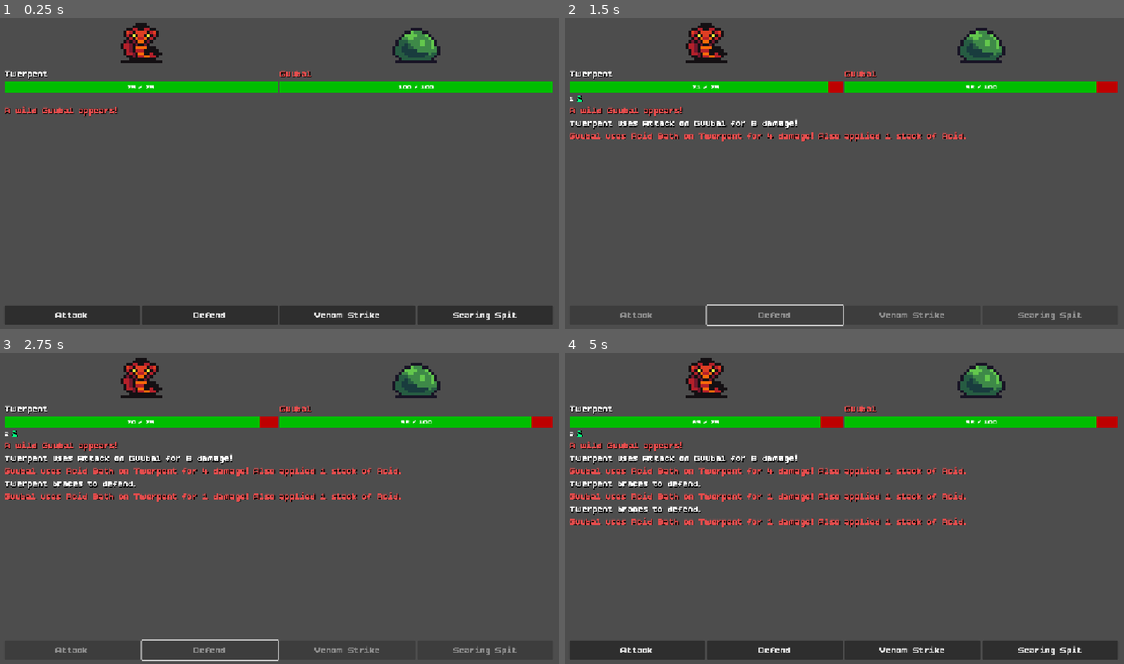
Above: before the commit, frames 1-4 (two rows, left to right).
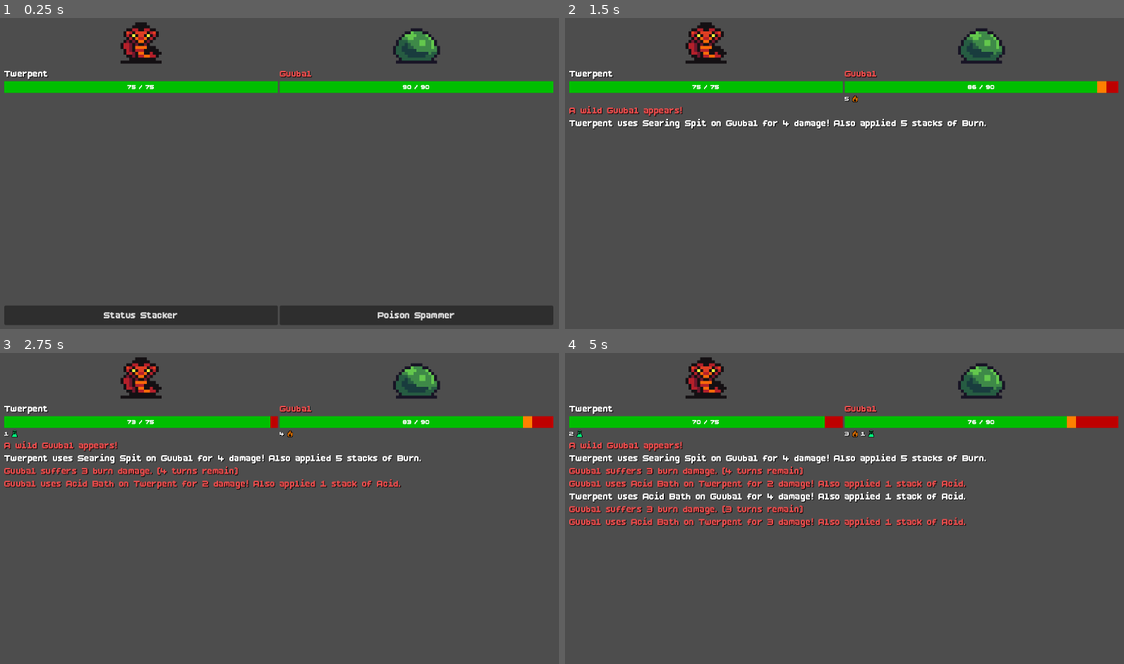
Above: after the commit, the same moments.

Repository: almazancameron/polygonal-pugilists
Game: Godot game, scene res://scenes/battle.tscn
The game is run twice, just before and just after one commit, with the same random seed, the same clock (stepped at 60 frames per second) and the same inputs.
Inputs (mouse positions are in pixels of both pictures, inside the frame that each line leads up to):
- Up to frame 1 (0.25 s): no input
- Up to frame 2 (1.5 s): click (637, 316) at 0.5 s, where only the run before the commit has a clickable "Attack"; tap Enter (ui_accept) at 1.25 s; move the mouse to (967, 154) at 1.27 s; hold Right (ui_right) from 1.28 s (still down); click (967, 154) at 1.42 s
- Up to frame 3 (2.75 s): tap Enter (ui_accept) at 1.52, 1.82 s; release Right (ui_right) at 2 s; drag from (167, 520) to (251, 567) at 2.02 s
- Up to frame 4 (5 s): tap Enter (ui_accept) at 2.75 s; move the mouse to (900, 436) at 2.77 s; hold Right (ui_right) 2.78-3.5 s; click (777, 651) at 3.5 s, where only the run before the commit has a clickable "Defend"; drag from (816, 567) to (676, 458) at 4.27 s

The runs differ from the first frame. In frame 1, 1.8% of the frame differs, in the area x 0-99%, y 1-99%; in frame 2, 3.6%; in frame 3, 5.7%; in frame 4, 13%.

Commit message:
feat: automated combat + simple build selection

Diff:
--- a/project.godot
+++ b/project.godot
@@ -10,7 +10,7 @@
 
 [application]
 
-config/name="Polygonal Pugilists"
+config/name="Pixel Pugilists"
 run/main_scene="res://scenes/battle.tscn"
 config/features=PackedStringArray("4.7", "Forward Plus")
 config/icon="res://icon.svg"
@@ -21,16 +21,11 @@
 
 [display]
 
-window/stretch/mode="canvas_items"
-window/stretch/aspect="expand"
+window/stretch/mode="viewport"
 
 [editor_plugins]
 
 enabled=PackedStringArray("res://addons/godot_mcp_toolkit/plugin.cfg")
-
-[mcp_toolkit]
-
-status="No .mcp.json found — use Project > Tools > MCP Toolkit > Write .mcp.json to create one."
 
 [physics]
 
--- /dev/null
+++ b/resources/conditions/target_missing_acid.tres
@@ -0,0 +1,7 @@
+[gd_resource type="Resource" script_class="TargetMissingStatusCondition" format=3]
+
+[ext_resource type="Script" path="res://scripts/target_missing_status_condition.gd" id="1"]
+
+[resource]
+script = ExtResource("1")
+status_id = &"acid"
--- /dev/null
+++ b/resources/conditions/target_missing_burn.tres
@@ -0,0 +1,7 @@
+[gd_resource type="Resource" script_class="TargetMissingStatusCondition" format=3]
+
+[ext_resource type="Script" path="res://scripts/target_missing_status_condition.gd" id="1"]
+
+[resource]
+script = ExtResource("1")
+status_id = &"burn"
--- /dev/null
+++ b/resources/conditions/target_missing_poison.tres
@@ -0,0 +1,7 @@
+[gd_resource type="Resource" script_class="TargetMissingStatusCondition" format=3]
+
+[ext_resource type="Script" path="res://scripts/target_missing_status_condition.gd" id="1"]
+
+[resource]
+script = ExtResource("1")
+status_id = &"poison"
--- a/resources/familiars/guubal.tres
+++ b/resources/familiars/guubal.tres
@@ -1,9 +1,13 @@
 [gd_resource type="Resource" script_class="Familiar" format=3 uid="uid://cgi3li0cihksq"]
 
 [ext_resource type="Script" uid="uid://b1kdmxw6dtrow" path="res://scripts/familiar.gd" id="1_00pm7"]
+[ext_resource type="Script" uid="uid://ck5xyovqw4lxy" path="res://scripts/priority_rule.gd" id="1_kn4wb"]
 [ext_resource type="Texture2D" uid="uid://dws2vld8hmo01" path="res://assets/sprites/actors/8bitMonsterSpriteSheet.png" id="2_iskl7"]
+[ext_resource type="Resource" uid="uid://64xcokc585vm" path="res://resources/priority_rules/use_acid_bath_if_below_5.tres" id="2_tj0wc"]
 [ext_resource type="Script" uid="uid://bp4gbg2w2sdur" path="res://scripts/technique.gd" id="3_kn4wb"]
+[ext_resource type="Resource" uid="uid://c4kkxcksl5g2b" path="res://resources/priority_rules/fallback_attack.tres" id="3_q8h7j"]
 [ext_resource type="Resource" uid="uid://dk2il2vavbbkq" path="res://resources/techniques/acid_bath.tres" id="4_00pm7"]
+[ext_resource type="Resource" uid="uid://dnuicifi5lm2y" path="res://resources/techniques/attack.tres" id="6_7ffue"]
 
 [sub_resource type="AtlasTexture" id="AtlasTexture_m4hsq"]
 atlas = ExtResource("2_iskl7")
@@ -13,10 +17,11 @@
 script = ExtResource("1_00pm7")
 familiar_name = "Guubal"
 sprite = SubResource("AtlasTexture_m4hsq")
-max_hp = 100
-power = 18
+max_hp = 90
+power = 16
 defense = 4
 speed = 6
 focus = 6
-techniques = Array[ExtResource("3_kn4wb")]([ExtResource("4_00pm7")])
+techniques = Array[ExtResource("3_kn4wb")]([ExtResource("4_00pm7"), ExtResource("6_7ffue")])
+priority_rules = Array[ExtResource("1_kn4wb")]([ExtResource("2_tj0wc"), ExtResource("3_q8h7j")])
 metadata/_custom_type_script = "uid://b1kdmxw6dtrow"
--- a/resources/familiars/twerpent.tres
+++ b/resources/familiars/twerpent.tres
@@ -1,5 +1,6 @@
 [gd_resource type="Resource" script_class="Familiar" format=3 uid="uid://bgocjaty20glq"]
 
+[ext_resource type="Script" uid="uid://ck5xyovqw4lxy" path="res://scripts/priority_rule.gd" id="1_5uf1g"]
 [ext_resource type="Script" uid="uid://b1kdmxw6dtrow" path="res://scripts/familiar.gd" id="1_femnv"]
 [ext_resource type="Texture2D" uid="uid://m5py7ninfxc8" path="res://assets/sprites/actors/SpriteSheet2.png" id="2_v3lvr"]
 [ext_resource type="Script" uid="uid://bp4gbg2w2sdur" path="res://scripts/technique.gd" id="3_jfx6b"]
--- /dev/null
+++ b/resources/priority_builds/poison_spammer.tres
@@ -0,0 +1,28 @@
+[gd_resource type="Resource" script_class="PriorityBuild" format=3 uid="uid://5uu1lq7lvf65"]
+
+[ext_resource type="Script" uid="uid://ck5xyovqw4lxy" path="res://scripts/priority_rule.gd" id="1_1mlvc"]
+[ext_resource type="Script" uid="uid://cxmgmfm1r6evo" path="res://scripts/condition.gd" id="2_2jorq"]
+[ext_resource type="Script" uid="uid://c1s5hv1nwpuep" path="res://scripts/priority_build.gd" id="2_loubr"]
+[ext_resource type="Script" uid="uid://baj0ejcs7vtt1" path="res://scripts/self_hp_below_x_condition.gd" id="3_n7ra3"]
+[ext_resource type="Resource" uid="uid://brxlyxy0tm1pq" path="res://resources/techniques/defend.tres" id="4_ktyqc"]
+[ext_resource type="Resource" uid="uid://5uker742q0el" path="res://resources/techniques/venom_strike.tres" id="5_kwtrv"]
+
+[sub_resource type="Resource" id="Resource_vpxgg"]
+script = ExtResource("3_n7ra3")
+metadata/_custom_type_script = "uid://baj0ejcs7vtt1"
+
+[sub_resource type="Resource" id="Resource_d062c"]
+script = ExtResource("1_1mlvc")
+conditions = Array[ExtResource("2_2jorq")]([SubResource("Resource_vpxgg")])
+technique = ExtResource("4_ktyqc")
+metadata/_custom_type_script = "uid://ck5xyovqw4lxy"
+
+[sub_resource type="Resource" id="Resource_2jorq"]
+script = ExtResource("1_1mlvc")
+technique = ExtResource("5_kwtrv")
+metadata/_custom_type_script = "uid://ck5xyovqw4lxy"
+
+[resource]
+script = ExtResource("2_loubr")
+build_name = "Poison Spammer"
+priority_rules = Array[ExtResource("1_1mlvc")]([SubResource("Resource_d062c"), SubResource("Resource_2jorq")])
--- /dev/null
+++ b/resources/priority_builds/status_stacker.tres
@@ -0,0 +1,12 @@
+[gd_resource type="Resource" script_class="PriorityBuild" format=3 uid="uid://d37momddmqqlf"]
+
+[ext_resource type="Script" uid="uid://c1s5hv1nwpuep" path="res://scripts/priority_build.gd" id="1"]
+[ext_resource type="Script" uid="uid://ck5xyovqw4lxy" path="res://scripts/priority_rule.gd" id="2"]
+[ext_resource type="Resource" uid="uid://do0l8g5fiby1w" path="res://resources/priority_rules/use_searing_spit_if_missing.tres" id="4"]
+[ext_resource type="Resource" uid="uid://bg4bh3d1de17o" path="res://resources/priority_rules/use_acid_bath_if_missing.tres" id="5"]
+[ext_resource type="Resource" path="res://resources/priority_rules/fallback_venom_strike.tres" id="6"]
+
+[resource]
+script = ExtResource("1")
+build_name = "Status Stacker"
+priority_rules = Array[ExtResource("2")]([ExtResource("4"), ExtResource("5"), ExtResource("6")])
--- /dev/null
+++ b/resources/priority_rules/fallback_attack.tres
@@ -0,0 +1,9 @@
+[gd_resource type="Resource" script_class="PriorityRule" format=3 uid="uid://c4kkxcksl5g2b"]
+
+[ext_resource type="Script" uid="uid://ck5xyovqw4lxy" path="res://scripts/priority_rule.gd" id="1"]
+[ext_resource type="Resource" uid="uid://dnuicifi5lm2y" path="res://resources/techniques/attack.tres" id="3_7cyd4"]
+[ext_resource type="Script" uid="uid://cxmgmfm1r6evo" path="res://scripts/condition.gd" id="4"]
+
+[resource]
+script = ExtResource("1")
+technique = ExtResource("3_7cyd4")
--- /dev/null
+++ b/resources/priority_rules/fallback_venom_strike.tres
@@ -0,0 +1,8 @@
+[gd_resource type="Resource" script_class="PriorityRule" format=3]
+
+[ext_resource type="Script" uid="uid://ck5xyovqw4lxy" path="res://scripts/priority_rule.gd" id="1"]
+[ext_resource type="Resource" uid="uid://5uker742q0el" path="res://resources/techniques/venom_strike.tres" id="2"]
+
+[resource]
+script = ExtResource("1")
+technique = ExtResource("2")
--- /dev/null
+++ b/resources/priority_rules/use_acid_bath_if_below_5.tres
@@ -0,0 +1,17 @@
+[gd_resource type="Resource" script_class="PriorityRule" format=3 uid="uid://64xcokc585vm"]
+
+[ext_resource type="Script" uid="uid://tlxwmpnfl88d" path="res://scripts/target_status_stacks_below_x_condition.gd" id="1_1ksn2"]
+[ext_resource type="Script" uid="uid://ck5xyovqw4lxy" path="res://scripts/priority_rule.gd" id="2_1cw5u"]
+[ext_resource type="Resource" uid="uid://dk2il2vavbbkq" path="res://resources/techniques/acid_bath.tres" id="3_hvh48"]
+[ext_resource type="Script" uid="uid://cxmgmfm1r6evo" path="res://scripts/condition.gd" id="4_cond"]
+
+[sub_resource type="Resource" id="Resource_1cw5u"]
+script = ExtResource("1_1ksn2")
+status_id = &"acid"
+stacks = 5
+metadata/_custom_type_script = "uid://tlxwmpnfl88d"
+
+[resource]
+script = ExtResource("2_1cw5u")
+conditions = Array[ExtResource("4_cond")]([SubResource("Resource_1cw5u")])
+technique = ExtResource("3_hvh48")
--- /dev/null
+++ b/resources/priority_rules/use_acid_bath_if_missing.tres
@@ -0,0 +1,17 @@
+[gd_resource type="Resource" script_class="PriorityRule" format=3 uid="uid://bg4bh3d1de17o"]
+
+[ext_resource type="Script" uid="uid://ck5xyovqw4lxy" path="res://scripts/priority_rule.gd" id="1"]
+[ext_resource type="Script" uid="uid://tlxwmpnfl88d" path="res://scripts/target_status_stacks_below_x_condition.gd" id="2_5qler"]
+[ext_resource type="Resource" uid="uid://dk2il2vavbbkq" path="res://resources/techniques/acid_bath.tres" id="3"]
+[ext_resource type="Script" uid="uid://cxmgmfm1r6evo" path="res://scripts/condition.gd" id="4"]
+
+[sub_resource type="Resource" id="Resource_yahae"]
+script = ExtResource("2_5qler")
+status_id = &"acid"
+stacks = 4
+metadata/_custom_type_script = "uid://tlxwmpnfl88d"
+
+[resource]
+script = ExtResource("1")
+conditions = Array[ExtResource("4")]([SubResource("Resource_yahae")])
+technique = ExtResource("3")
--- /dev/null
+++ b/resources/priority_rules/use_searing_spit_if_missing.tres
@@ -0,0 +1,11 @@
+[gd_resource type="Resource" script_class="PriorityRule" format=3 uid="uid://do0l8g5fiby1w"]
+
+[ext_resource type="Script" uid="uid://ck5xyovqw4lxy" path="res://scripts/priority_rule.gd" id="1"]
+[ext_resource type="Resource" path="res://resources/conditions/target_missing_burn.tres" id="2"]
+[ext_resource type="Resource" uid="uid://bvg7gi5bow1ja" path="res://resources/techniques/searing_spit.tres" id="3"]
+[ext_resource type="Script" uid="uid://cxmgmfm1r6evo" path="res://scripts/condition.gd" id="4"]
+
+[resource]
+script = ExtResource("1")
+conditions = Array[ExtResource("4")]([ExtResource("2")])
+technique = ExtResource("3")
--- /dev/null
+++ b/resources/priority_rules/use_venom_strike_if_missing.tres
@@ -0,0 +1,11 @@
+[gd_resource type="Resource" script_class="PriorityRule" format=3]
+
+[ext_resource type="Script" path="res://scripts/priority_rule.gd" id="1"]
+[ext_resource type="Resource" path="res://resources/conditions/target_missing_poison.tres" id="2"]
+[ext_resource type="Resource" uid="uid://5uker742q0el" path="res://resources/techniques/venom_strike.tres" id="3"]
+[ext_resource type="Script" path="res://scripts/condition.gd" id="4"]
+
+[resource]
+script = ExtResource("1")
+conditions = Array[ExtResource("4")]([ExtResource("2")])
+technique = ExtResource("3")
--- a/scenes/battle.tscn
+++ b/scenes/battle.tscn
@@ -6,7 +6,9 @@
 [ext_resource type="Resource" uid="uid://cgi3li0cihksq" path="res://resources/familiars/guubal.tres" id="3_4k1nj"]
 [ext_resource type="PackedScene" uid="uid://dt3tc1j68we4u" path="res://scenes/hp_bar.tscn" id="3_hpbar"]
 [ext_resource type="Script" uid="uid://dl1gil0qtj6q0" path="res://scripts/combat_log_view.gd" id="4_logview"]
+[ext_resource type="Resource" uid="uid://d37momddmqqlf" path="res://resources/priority_builds/status_stacker.tres" id="4_yahae"]
 [ext_resource type="FontFile" uid="uid://bq75qhujojfju" path="res://assets/fonts/BoldPixels.ttf" id="5_4k1nj"]
+[ext_resource type="Resource" uid="uid://5uu1lq7lvf65" path="res://resources/priority_builds/poison_spammer.tres" id="5_v7i3o"]
 [ext_resource type="PackedScene" uid="uid://wqprgejhrrw5" path="res://scenes/status_row.tscn" id="7_yahae"]
 
 [sub_resource type="PlaceholderTexture2D" id="PlaceholderTexture2D_6vh42"]
@@ -47,6 +49,7 @@
 script = ExtResource("1_battle")
 player_familiar_data = ExtResource("2_6vh42")
 enemy_familiar_data = ExtResource("3_4k1nj")
+available_builds = [ExtResource("4_yahae"), ExtResource("5_v7i3o")]
 
 [node name="CombatLog" type="Node" parent="." unique_id=1861618585]
 script = ExtResource("2_log")
@@ -136,7 +139,7 @@
 theme = SubResource("Theme_lf7me")
 script = ExtResource("4_logview")
 
-[node name="ActionPanel" type="HBoxContainer" parent="." unique_id=1655570240]
+[node name="BuildSelectPanel" type="HBoxContainer" parent="." unique_id=1655570240]
 layout_mode = 1
 anchors_preset = 10
 anchor_right = 1.0
--- a/scripts/battle_controller.gd
+++ b/scripts/battle_controller.gd
@@ -1,18 +1,29 @@
 extends Control
 
-## Drives one 1v1 battle: builds both Combatants, alternates turns, resolves
-## whichever Technique the player or enemy uses, and ends the battle on
-## victory or defeat.
+## Drives one 1v1 battle: builds both Combatants, lets the player pick a
+## priority build, then alternates turns -- both sides now choose their own
+## technique via Combatant.choose_technique(), with no manual clicking once
+## the fight starts -- resolving whichever Technique is chosen, and ending
+## the battle on victory or defeat.
 ##
-## Wiring this scene requires one manual step in the editor: assign
-## player_familiar_data and enemy_familiar_data below. ActionPanel's buttons
-## are generated at runtime from player_familiar_data.techniques (see
-## populate_action_buttons()), not hand-wired in the scene.
+## Wiring this scene requires manual steps in the editor: assign
+## player_familiar_data, enemy_familiar_data, and available_builds below.
+## BuildSelectPanel's buttons are generated at runtime from available_builds
+## (see populate_build_select_buttons()), not hand-wired in the scene.
 
 enum Phase { PLAYER_TURN, ENEMY_UPKEEP, ENEMY_TURN, PLAYER_UPKEEP, BATTLE_OVER }
 
 @export var player_familiar_data: Familiar
 @export var enemy_familiar_data: Familiar
+
+## The priority builds offered on the pre-fight build-select screen. The
+## chosen build's priority_rules get assigned onto player_familiar_data.
+@export var available_builds: Array[PriorityBuild] = []
+
+## Logs the enemy's skipped-rule reasoning to the combat log. Off by
+## default since it's debug noise for normal play; flip on in the
+## Inspector to see why the enemy did or didn't pick each technique.
+@export var show_priority_skip_log: bool = false
 
 @onready var combat_log: CombatLog = $CombatLog
 
@@ -27,9 +38,7 @@
 @onready var player_portrait: TextureRect = $Panels/PlayerPanel/Portrait
 @onready var enemy_portrait: TextureRect = $Panels/EnemyPanel/Portrait
 
-@onready var action_panel: HBoxContainer = $ActionPanel
-
-var action_buttons: Array[Button] = []
+@onready var build_select_panel: HBoxContainer = $BuildSelectPanel
 
 var player: Combatant
 var enemy: Combatant
@@ -49,37 +58,30 @@
 	player_portrait.texture = player.familiar.sprite
 	enemy_portrait.texture = enemy.familiar.sprite
 
-	populate_action_buttons()
+	populate_build_select_buttons()
+
+## Builds one button per available build, letting the player pick which
+## priority_rules Twerpent fights with before the battle actually starts --
+## the smallest possible slice of buildcrafting, not a full round/reward
+## loop, just enough to make "two meaningfully different builds" something
+## the player chooses rather than something only authored in the Inspector.
+func populate_build_select_buttons() -> void:
+	for build in available_builds:
+		var button := Button.new()
+		button.text = build.build_name
+		button.size_flags_horizontal = Control.SIZE_EXPAND_FILL
+		button.theme = preload("res://assets/themes/button_font.tres")
+		button.pressed.connect(_on_build_selected.bind(build))
+
+		build_select_panel.add_child(button)
+
+func _on_build_selected(build: PriorityBuild) -> void:
+	player_familiar_data.priority_rules = build.priority_rules
+	build_select_panel.queue_free()
 
 	combat_log.add_entry("A wild %s appears!" % enemy.familiar.familiar_name, CombatLog.Source.ENEMY)
 	phase = Phase.PLAYER_TURN
-
-## Builds one button per technique in the player's movepool, replacing the
-## fixed five-button layout the manual test harness used previously. Each
-## button calls the same handler, bound with the specific technique it
-## represents -- the handler never needs to know which technique that is.
-func populate_action_buttons() -> void:
-	for technique in player_familiar_data.techniques:
-		var button := Button.new()
-		button.text = technique.technique_name
-		button.size_flags_horizontal = Control.SIZE_EXPAND_FILL
-		button.theme = preload("res://assets/themes/button_font.tres")
-		button.pressed.connect(_on_technique_button_pressed.bind(technique))
-
-		action_panel.add_child(button)
-		action_buttons.append(button)
-
-func _on_technique_button_pressed(technique: Technique) -> void:
-	if phase != Phase.PLAYER_TURN:
-		return
-
-	var message: String = technique.execute(player, enemy)
-
-	combat_log.add_entry(message, CombatLog.Source.PLAYER)
-
-	update_hp_display(enemy)
-
-	await advance_turn()
+	await take_turn(player, enemy, CombatLog.Source.PLAYER)
 
 ## The one path for updating what a combatant's HPBar shows. The fill and
 ## the status-damage preview must always move together -- the preview's
@@ -118,13 +120,11 @@
 	if phase == Phase.PLAYER_TURN:
 		phase = Phase.ENEMY_UPKEEP
 
-		set_action_buttons_enabled(false)
-
 		await run_upkeep(enemy, enemy_hp_bar, CombatLog.Source.ENEMY)
 
 		if phase != Phase.BATTLE_OVER:
 			phase = Phase.ENEMY_TURN
-			await enemy_turn()
+			await take_turn(enemy, player, CombatLog.Source.ENEMY)
 	else:
 		phase = Phase.PLAYER_UPKEEP
 
@@ -132,7 +132,7 @@
 
 		if phase != Phase.BATTLE_OVER:
 			phase = Phase.PLAYER_TURN
-			set_action_buttons_enabled(true)
+			await take_turn(player, enemy, CombatLog.Source.PLAYER)
 
 ## Ticks statuses for the side whose turn is about to begin (upkeep-style,
 ## before they can act). The caller checks `phase` afterward, not a return
@@ -156,17 +156,23 @@
 
 	await check_victory()
 
-func enemy_turn() -> void:
+## The one path for either side's turn -- both player and enemy pick their
+## technique the same way now (Combatant.choose_technique()), so there's no
+## reason left for a player-specific and an enemy-specific version of this.
+func take_turn(actor: Combatant, target: Combatant, source: CombatLog.Source) -> void:
 	await get_tree().create_timer(0.6).timeout
 
-	# Guubal deliberately has just one technique in its movepool -- still
-	# zero decision-making, per the enemy-behavior convention.
-	var technique: Technique = enemy_familiar_data.techniques[0]
-	var message: String = technique.execute(enemy, player)
-
-	combat_log.add_entry(message, CombatLog.Source.ENEMY)
-
-	update_hp_display(player)
+	var decision: Dictionary = actor.choose_technique(target)
+	if show_priority_skip_log:
+		for reason in decision.skip_reasons:
+			combat_log.add_entry(reason, source)
+
+	var technique: Technique = decision.technique
+	var message: String = technique.execute(actor, target)
+
+	combat_log.add_entry(message, source)
+
+	update_hp_display(target)
 
 	await advance_turn()
 
@@ -179,8 +185,6 @@
 	if enemy.is_defeated():
 		phase = Phase.BATTLE_OVER
 
-		set_action_buttons_enabled(false)
-
 		combat_log.add_entry("Victory! %s is defeated." % enemy.familiar.familiar_name, CombatLog.Source.PLAYER)
 
 		await get_tree().create_timer(1.0).timeout
@@ -190,8 +194,6 @@
 	if player.is_defeated():
 		phase = Phase.BATTLE_OVER
 
-		set_action_buttons_enabled(false)
-
 		combat_log.add_entry("Defeat! %s is defeated." % player.familiar.familiar_name, CombatLog.Source.ENEMY)
 
 		await get_tree().create_timer(1.0).timeout
@@ -200,7 +202,3 @@
 		return true
 
 	return false
-
-func set_action_buttons_enabled(enabled: bool) -> void:
-	for button in action_buttons:
-		button.disabled = not enabled
--- a/scripts/combatant.gd
+++ b/scripts/combatant.gd
@@ -40,3 +40,27 @@
 		modified_defense = status.modify_defense(modified_defense)
 
 	return modified_defense
+
+## Evaluates familiar.priority_rules in order and returns the first rule
+## whose conditions all hold, plus a skip reason for every rule passed over
+## along the way -- the caller logs those to explain the choice, per
+## GAME_DESIGN.md's "every skip needs a visible reason" requirement.
+## Expects the rule list to end with an unconditional catch-all rule (an
+## empty conditions array is vacuously true); if none matches, "technique"
+## comes back null rather than guessing.
+func choose_technique(target: Combatant) -> Dictionary:
+	var skip_reasons: Array[String] = []
+
+	for rule in familiar.priority_rules:
+		var failed_condition: Condition = null
+		for condition in rule.conditions:
+			if not condition.is_met(self, target):
+				failed_condition = condition
+				break
+
+		if failed_condition == null:
+			return {"technique": rule.technique, "skip_reasons": skip_reasons}
+
+		skip_reasons.append("%s skipped (condition not met: %s)" % [rule.technique.technique_name, failed_condition.describe()])
+
+	return {"technique": null, "skip_reasons": skip_reasons}
--- /dev/null
+++ b/scripts/condition.gd
@@ -0,0 +1,21 @@
+class_name Condition
+extends Resource
+
+## Base shape for a PriorityRule's condition: static, authored data the same
+## way Technique is, checked against live battle state each time a familiar
+## picks its next move. Subclassed per condition kind, not parameterized by
+## an enum like Technique's status_effect -- each condition kind reads a
+## genuinely different battle-state fact (status presence, HP ratio, ...),
+## not just a different constant plugged into the same check.
+
+## Whether this condition currently holds. Base default is "always true",
+## so an unmodified Condition resource works as an unconditional catch-all
+## rule -- the same role a plain Technique instance plays for Attack.
+func is_met(user: Combatant, target: Combatant) -> bool:
+	return true
+
+## A short, human-readable statement of what this condition requires --
+## used to explain why a rule was skipped when it isn't met. Override in
+## subclasses.
+func describe() -> String:
+	return "always"
--- a/scripts/familiar.gd
+++ b/scripts/familiar.gd
@@ -12,3 +12,4 @@
 @export var speed: int = 10
 @export var focus: int = 10
 @export var techniques: Array[Technique] = []
+@export var priority_rules: Array[PriorityRule] = []
--- /dev/null
+++ b/scripts/priority_build.gd
@@ -0,0 +1,12 @@
+class_name PriorityBuild
+extends Resource
+
+## A player-selectable set of priority rules, authored ahead of time so the
+## pre-fight build-select screen has concrete choices to offer. Picking one
+## assigns its priority_rules onto player_familiar_data (see
+## battle_controller.gd's _on_build_selected()) -- this is deliberately the
+## smallest possible slice of buildcrafting, not the eventual round/reward
+## loop, just enough for two authored builds to visibly play differently.
+
+@export var build_name: String = "Build"
+@export var priority_rules: Array[PriorityRule] = []
--- /dev/null
+++ b/scripts/priority_rule.gd
@@ -0,0 +1,10 @@
+class_name PriorityRule
+extends Resource
+
+## Pairs a set of conditions (ALL must be met) with the technique to use
+## when they are. A familiar's priority_rules is an ordered list of these
+## -- the first rule whose conditions all hold wins. An empty conditions
+## array is vacuously true, so it doubles as an unconditional catch-all.
+
+@export var conditions: Array[Condition] = []
+@export var technique: Technique
--- /dev/null
+++ b/scripts/self_hp_below_x_condition.gd
@@ -0,0 +1,13 @@
+class_name SelfHPBelowXCondition
+extends Condition
+
+## Met when the user has less than the given percentage of HP remaining -- e.g.
+## "user has less than 50% HP"
+
+@export var hp_percent: float = 0.5
+
+func is_met(user: Combatant, target: Combatant) -> bool:
+	return (float(user.current_hp) / user.familiar.max_hp) < hp_percent
+
+func describe() -> String:
+	return "user has less than %d%% HP" % int(hp_percent * 100)
--- /dev/null
+++ b/scripts/target_missing_status_condition.gd
@@ -0,0 +1,16 @@
+class_name TargetMissingStatusCondition
+extends Condition
+
+## Met when the target does NOT currently have the given status -- e.g.
+## "target lacks Acid"
+
+@export var status_id: StringName = &"poison"
+
+func is_met(user: Combatant, target: Combatant) -> bool:
+	for status in target.statuses:
+		if status.status_id() == status_id:
+			return false
+	return true
+
+func describe() -> String:
+	return "target does not have %s" % String(status_id).capitalize()
--- /dev/null
+++ b/scripts/target_status_stacks_below_x_condition.gd
@@ -0,0 +1,19 @@
+class_name TargetStatusStacksBelowXCondition
+extends Condition
+
+## Met when the target lacks the given status OR has the given status, but with fewer than the
+## specified number of stacks -- e.g. "target has fewer than 3 stacks of Poison."
+
+@export var status_id: StringName = &"poison"
+@export var stacks: int = 1
+
+func is_met(user: Combatant, target: Combatant) -> bool:
+    for status in target.statuses:
+        if status.status_id() == status_id:
+            return status.stacks < stacks
+    return true
+
+func describe() -> String:
+    return "target has fewer than %d stack%s of %s" % [
+        stacks, "s" if stacks != 1 else "", String(status_id).capitalize()
+    ]
Not shown, added: export_presets.cfg
Not shown, added: scripts/condition.gd.uid
Not shown, added: scripts/priority_build.gd.uid
Not shown, added: scripts/priority_rule.gd.uid
Not shown, added: scripts/self_hp_below_x_condition.gd.uid
Not shown, added: scripts/target_missing_status_condition.gd.uid
Not shown, added: scripts/target_status_stacks_below_x_condition.gd.uid
Not shown, changed: .claude/CLAUDE.md
Not shown, changed: .claude/DECISIONS.md
Not shown, changed: .claude/DEVLOG.md
Not shown, added: .claude/FAMILIAR_FIGHT_CLUB_VISION.md
Not shown, changed: .claude/GAME_DESIGN.md
(and 2 more such lines)
